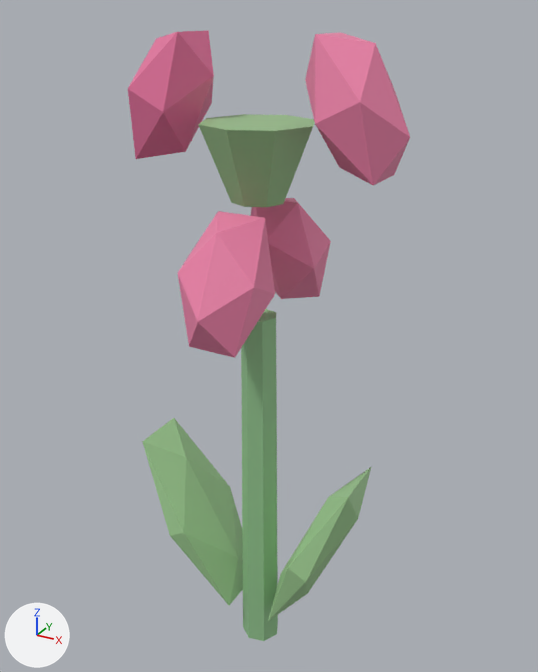
The glTF model public/studio/v2.15.0/d_tulip/model.glb as it was, and as the next commit left it.
Rendered twice from a 50 mm lens placed at (2.62, -4.61, 5.1), pointed at (-0.01, 0.16, 2.71). The lights are fixed; the arrows at lower left show +X, +Y and +Z. The older version comes first. Where no turn or scale is listed for an object, it has been applied to the vertices.

The first picture shows 'part0', 'part1', 'part2', 'part3', 'part4', 'part5', 'part6', 'part7'.
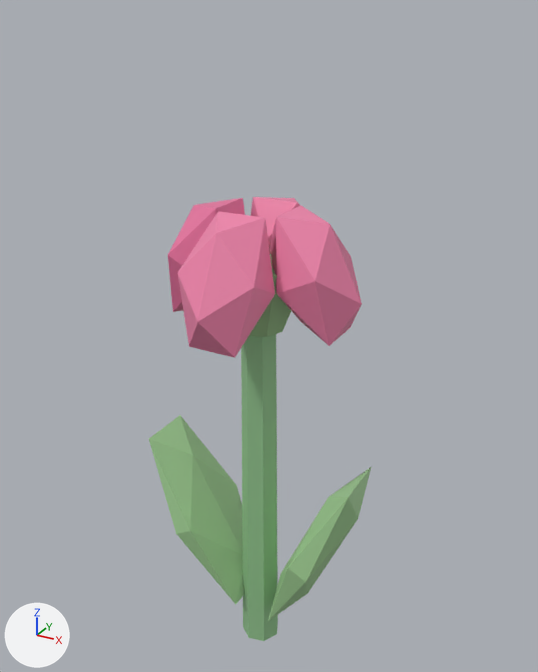
Changed parts and their boxes (x1, y1, x2, y2) in the pictures (538 x 672 px):
'part2', moved: before (305, 32, 410, 186); after (270, 206, 362, 346)
'part7', moved: before (142, 418, 243, 605); after (149, 415, 244, 604)
'part3', moved: before (128, 30, 214, 159); after (168, 198, 245, 312)
'part1', moved: before (198, 114, 315, 207); after (249, 254, 291, 337)
'part4', unchanged, covered by the edit: before (251, 198, 331, 299); after (251, 197, 301, 254)

What the commit changed:
me_geometry_1 is used by ob_part1; location (0.0, 0.0, 0.0).
me_geometry_1 had 18 vertices, 32 faces and spanned x -0.42..0.42, y -0.42..0.42, z 3.833..4.383.
me_geometry_1 now has 18 vertices, 32 faces and spans x -0.42..0.42, y -0.42..0.42, z 2.85..3.4.
me_geometry_1 part 1: the whole mesh is moved by (0.0, 0.0, -0.983).
me_geometry_2 is used by ob_part2; location (0.0, 0.0, 0.0).
me_geometry_2 had 12 vertices, 20 faces and spanned x 0.354..1.093, y -0.306..0.306, z 4.078..4.957.
me_geometry_2 now has 12 vertices, 20 faces and spans x 0.09..0.83, y -0.306..0.306, z 2.91..3.79.
me_geometry_2 part 2: the whole mesh is moved by (-0.264, 0.0, -1.167).
me_geometry_3 is used by ob_part3; location (0.0, 0.0, 0.0).
me_geometry_3 had 12 vertices, 20 faces and spanned x -1.093..-0.354, y -0.306..0.306, z 4.078..4.957.
me_geometry_3 now has 12 vertices, 20 faces and spans x -0.83..-0.09, y -0.306..0.306, z 2.91..3.79.
me_geometry_3 part 3: the whole mesh is moved by (0.264, 0.0, -1.167).
me_geometry_7 is used by ob_part7; location (0.0, 0.0, 0.0).
me_geometry_7 had 12 vertices, 20 faces and spanned x -1.047..-0.196, y -0.383..0.383, z 0.166..1.64.
me_geometry_7 now has 12 vertices, 20 faces and spans x -0.975..-0.125, y -0.383..0.383, z 0.213..1.687.
me_geometry_7 part 4: the whole mesh is moved by (0.071, 0.0, 0.047).
